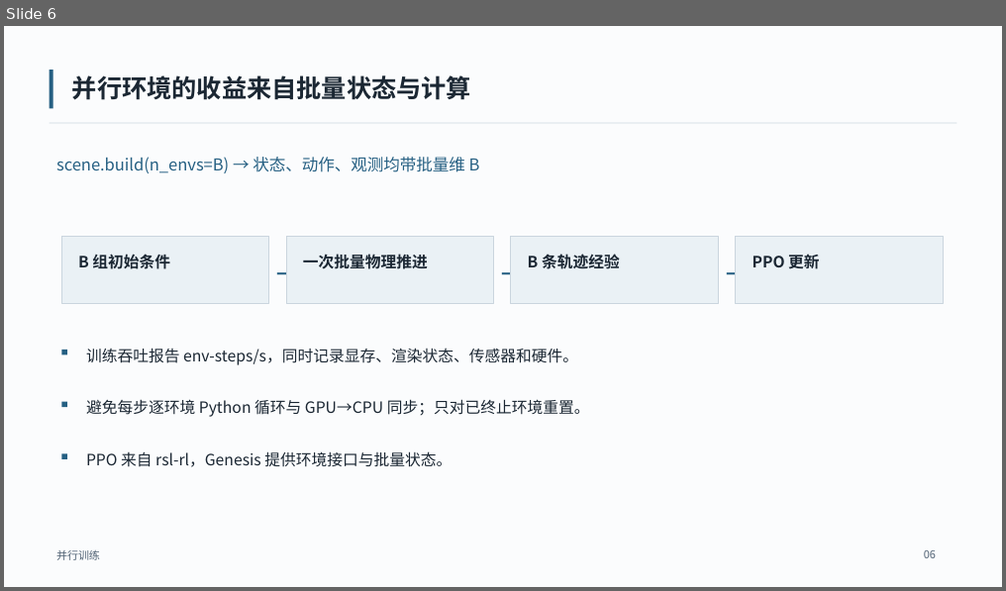
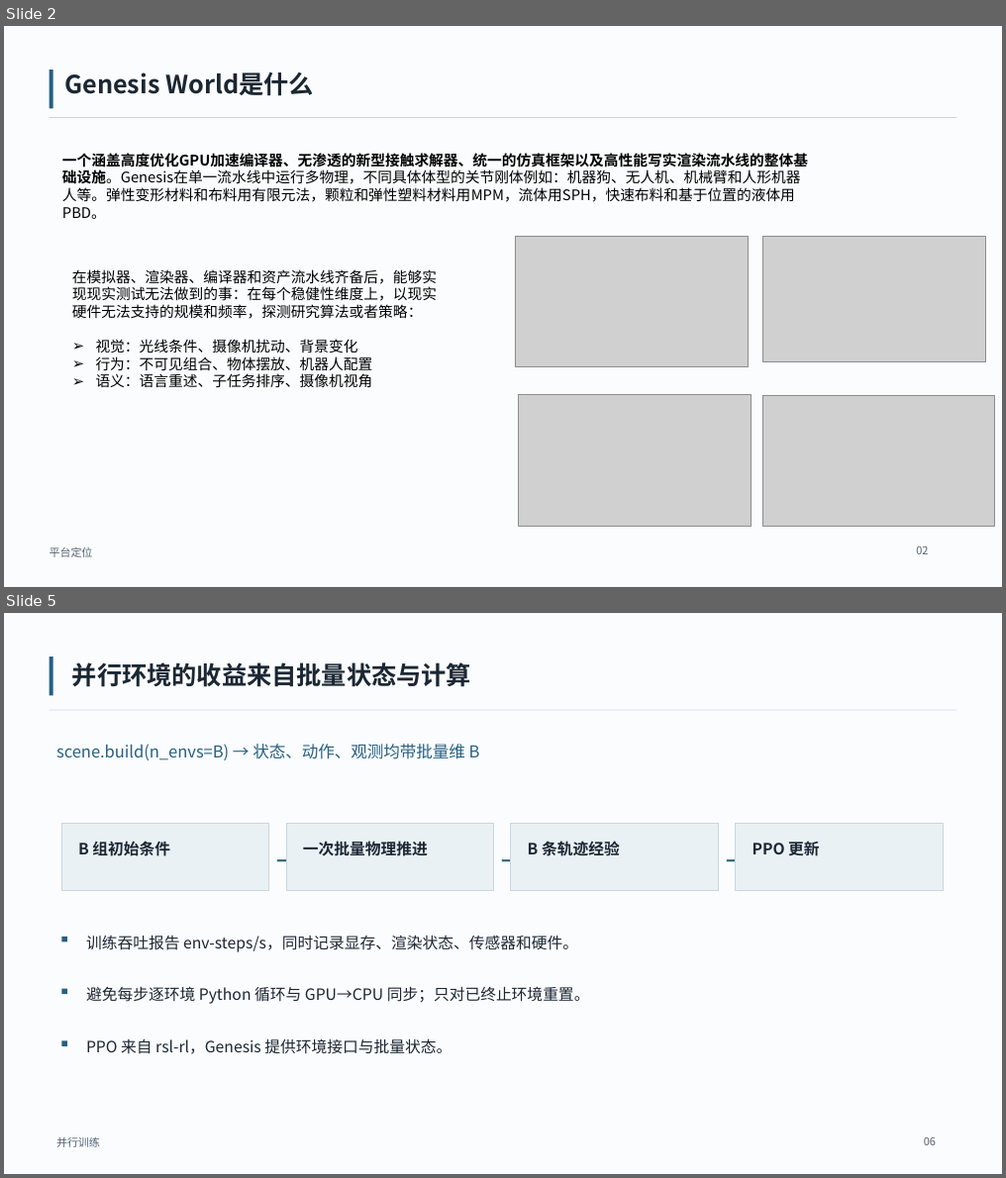
Before and after one commit to shixia9/genesis-vehicle-obstacles, a slide deck: docs/presentations/genesis_uav_v2x_research_overview.pptx. Shown one above the other, each under a label of ours: slide 6 before the commit, slides 2 and 5 after it; the slides between them are not shown. The pictures are 1006x591 and 1006x1178 pixels, drawn with LibreOffice and Linux fonts; fonts in the diff are those of the drawing; grey boxes stand for pictures. Boxes give left, top, right and bottom in pixels: in the first picture for what was removed or moved away, otherwise in the second. Text is boxed around its words. In the diff, an @@ line names an element or a change of style, - is before the commit and + after.

```diff
--- a/docs/presentations/genesis_uav_v2x_research_overview.pptx
+++ b/docs/presentations/genesis_uav_v2x_research_overview.pptx
@@ slide 2 added at [4, 26, 1002, 587], background #FBFCFD @@
@@ rectangle added at [49, 70, 53, 108], fill #266083 @@
@@ text added at [64, 73, 314, 96], 24 pt, text #1B2733, bold @@
+Genesis World是什么
@@ rectangle added at [49, 117, 956, 118], fill #CAD5DE @@
@@ text added at [62, 153, 808, 219], 14 pt, text #000000 @@
+一个涵盖高度优化GPU加速编译器、无渗透的新型接触求解器、统一的仿真框架以及高性能写实渲染流水线的整体基础设施。Genesis在单一流水线中运行多物理，不同具体体型的关节刚体例如：机器狗、无人机、机械臂和人形机器人等。弹性变形材料和布料用有限元法，颗粒和弹性塑料材料用MPM，流体用SPH，快速布料和基于位置的液体用PBD。
@@ picture added at [515, 236, 747, 368] @@
@@ picture added at [762, 236, 985, 363] @@
@@ text added at [72, 270, 437, 388], 14 pt, text #000000 @@
+在模拟器、渲染器、编译器和资产流水线齐备后，能够实现现实测试无法做到的事：在每个稳健性维度上，以现实硬件无法支持的规模和频率，探测研究算法或者策略：
+➢ 视觉：光线条件、摄像机扰动、背景变化
+➢ 行为：不可见组合、物体摆放、机器人配置
+➢ 语义：语言重述、子任务排序、摄像机视角
@@ picture added at [519, 395, 751, 526] @@
@@ picture added at [762, 396, 995, 527] @@
@@ text added at [50, 548, 93, 558], 10.5 pt, text #536476 @@
+平台定位
@@ text added at [916, 547, 928, 555], 10.5 pt, text #536476 @@
+02
@@ what was slide 6 is now slide 5 @@
```
Also in this commit, not shown: 3 slides changed, 2 slides removed, 1 other file.
